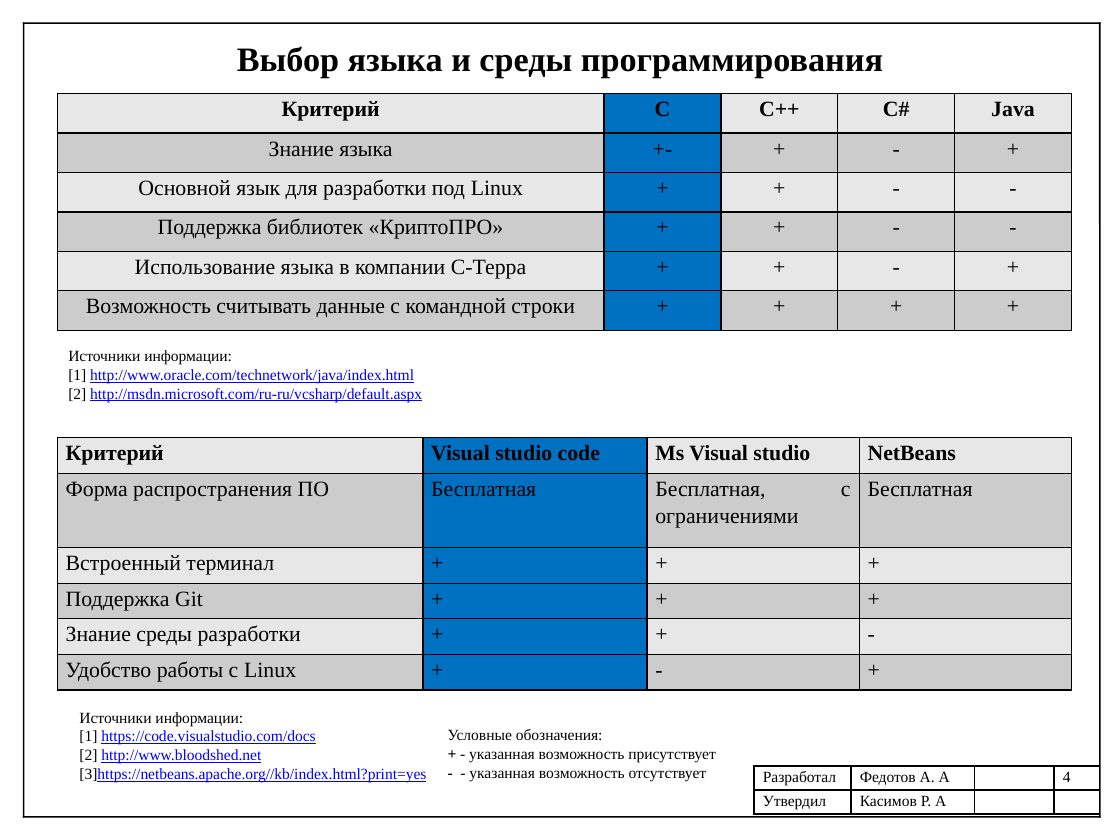
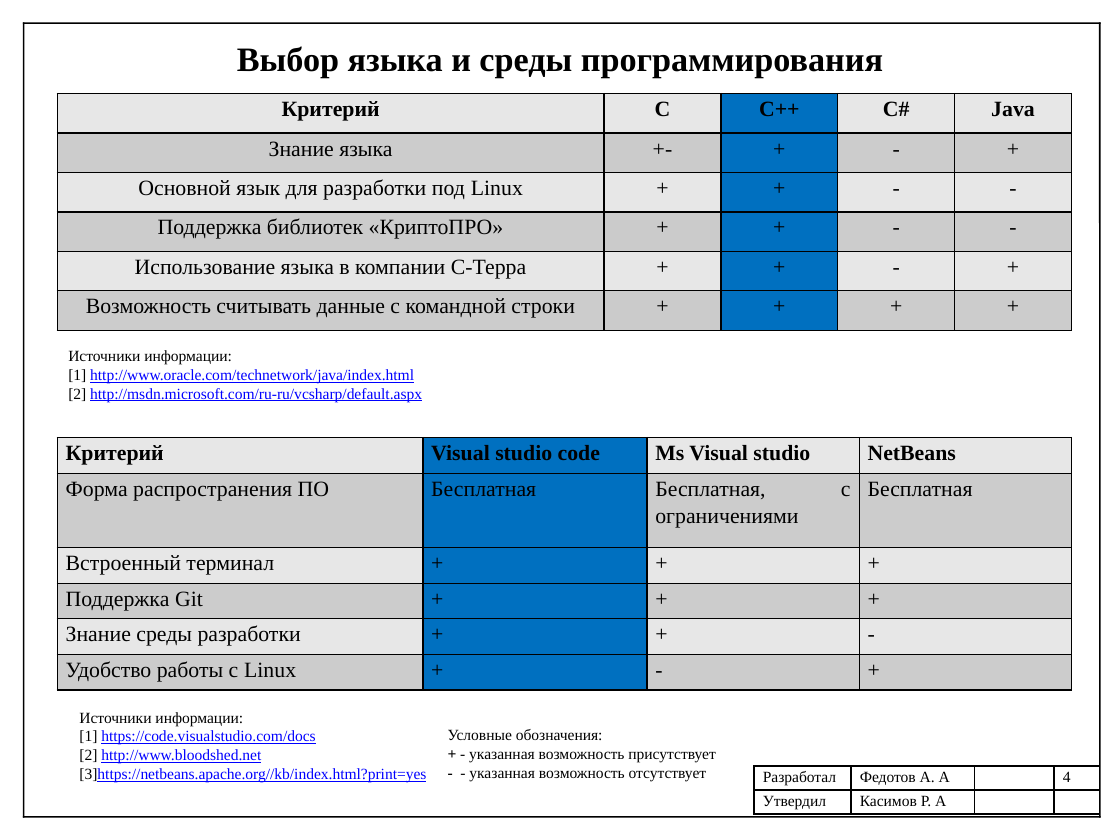
Before and after one commit to Shurpumpel/diplom, a slide deck: slide 4 of Prezentatsia.pptx. Drawn at 1120x840 pixels with LibreOffice and Linux fonts; fonts in the diff are those of the drawing. Boxes give left, top, right and bottom in pixels: in the first picture for what was removed or moved away, otherwise in the second. Text is boxed around its words. In the diff, an @@ line names an element or a change of style, - is before the commit and + after.

```diff
--- a/Prezentatsia.pptx
+++ b/Prezentatsia.pptx
@@ table at [57,94,1070,330] @@
@@ fill #0070C0 to #E7E7E7 in 3 cells @@
@@ fill #E7E7E7 to #0070C0 in 3 cells @@
@@ fill #0070C0 to #CBCBCB in 3 cells @@
@@ fill #CCCCCC to #0070C0 in 3 cells @@
```
Also in this commit, not shown: 4 other slides changed, 5 other files.
